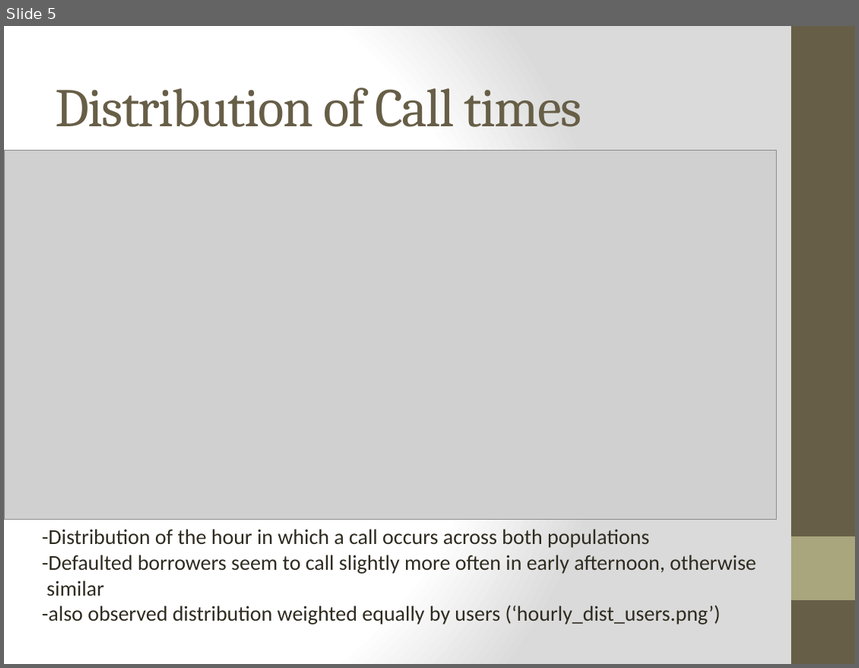
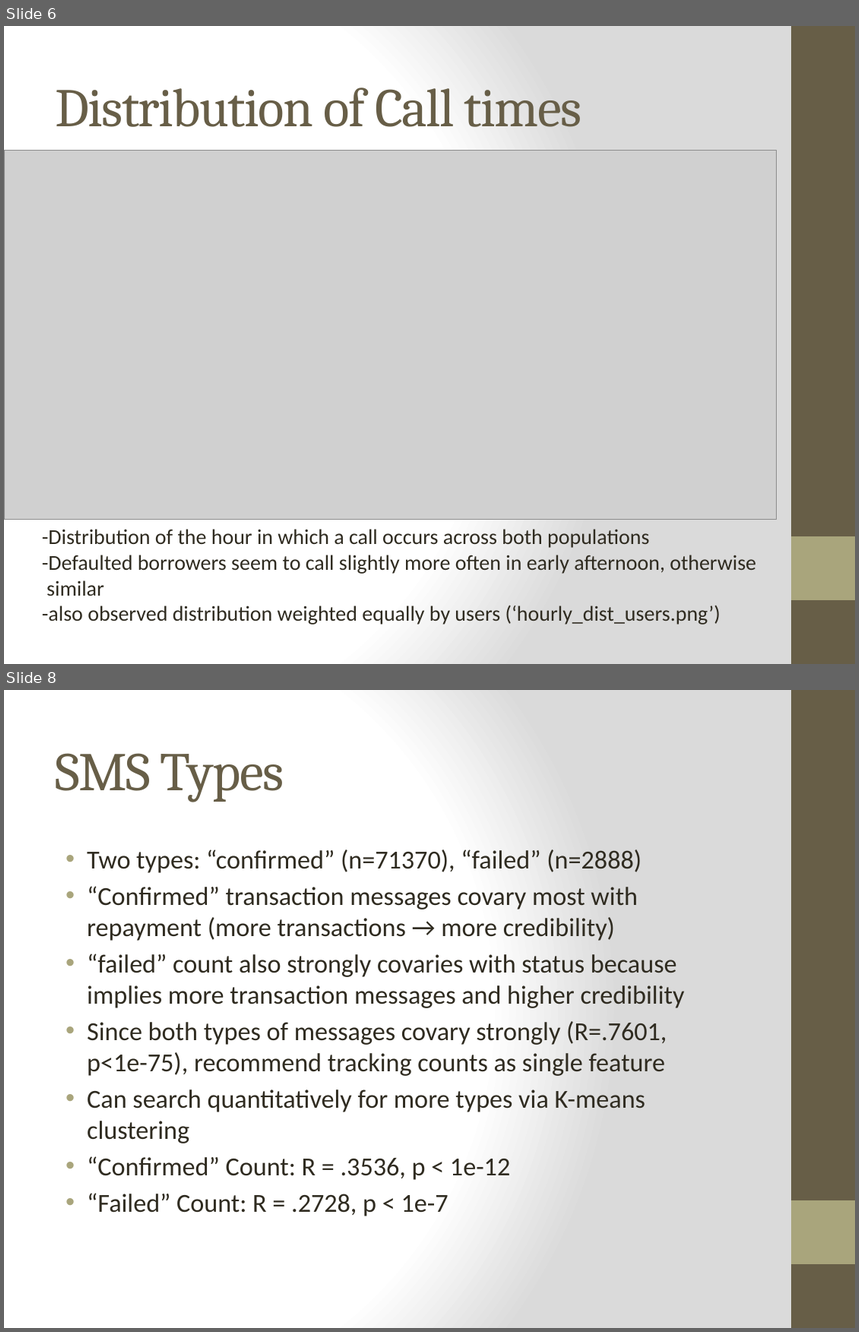
Before and after one commit to jgollub1/branch_project, a slide deck: branch_presentation.pptx. Shown one above the other, each under a label of ours: slide 5 before the commit, slides 6 and 8 after it; the slides between them are not shown. The pictures are 859x668 and 859x1332 pixels, drawn with LibreOffice and Linux fonts; fonts in the diff are those of the drawing; grey boxes stand for pictures. Boxes give left, top, right and bottom in pixels: in the first picture for what was removed or moved away, otherwise in the second. Text is boxed around its words. In the diff, an @@ line names an element or a change of style, - is before the commit and + after.

```diff
--- a/branch_presentation.pptx
+++ b/branch_presentation.pptx
@@ slide 8 added at box(4, 690, 855, 1328), background gradient #FFFFFF to #DADADA; not listed: 2 template elements that a slide beside it also shows @@
@@ title added at box(55, 753, 284, 802), 46 pt, text #675E47 @@
+SMS Types
@@ text added at box(87, 850, 685, 1217), 22 pt, text #2F2B20 @@
+• Two types: “confirmed” (n=71370), “failed” (n=2888)
+• “Confirmed” transaction messages covary most with repayment (more transactions → more credibility)
+• “failed” count also strongly covaries with status because implies more transaction messages and higher credibility
+• Since both types of messages covary strongly (R=.7601, p<1e-75), recommend tracking counts as single feature
+• Can search quantitatively for more types via K-means clustering
+• “Confirmed” Count: R = .3536, p < 1e-12
+• “Failed” Count: R = .2728, p < 1e-7
@@ what was slide 5 is now slide 6 @@
```
Also in this commit, not shown: 3 slides changed, 3 other slides added, 3 slides removed, 1 other file.
